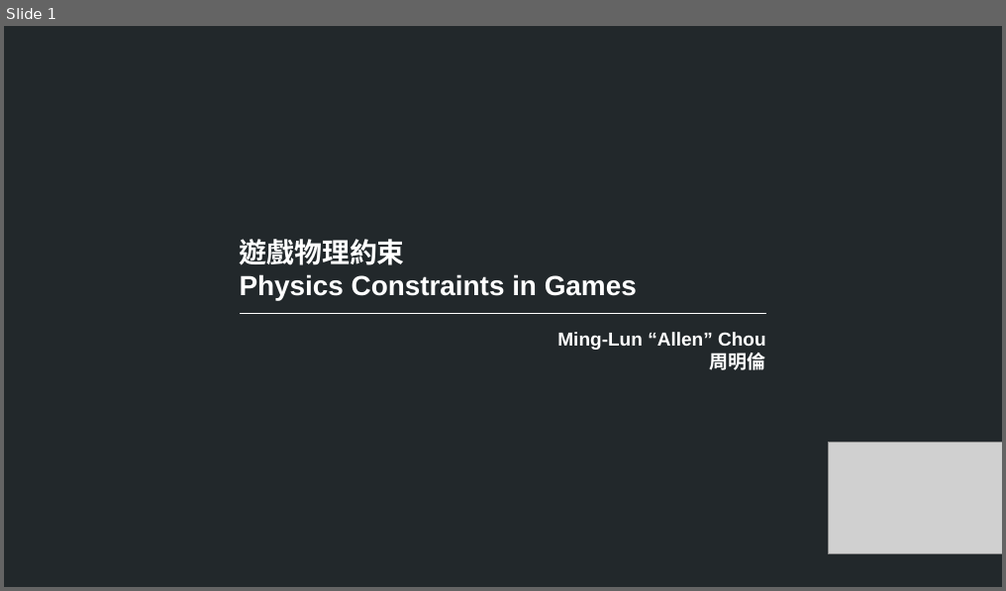
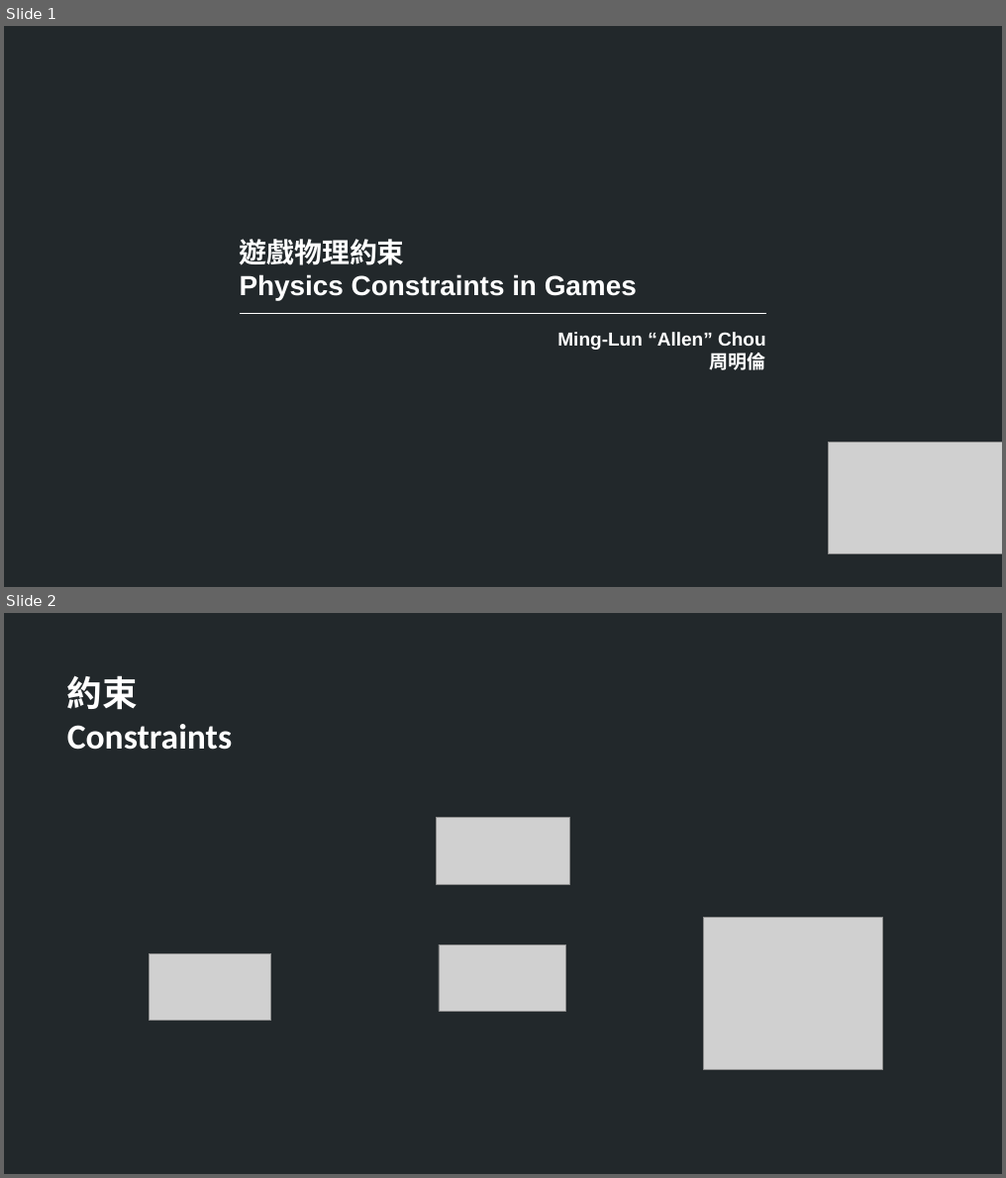
Before and after one commit to TheAllenChou/unity-physics-constraints, a slide deck: slides/physics constraints in games.odp. Shown one above the other, each under a label of ours: slide 1 before the commit, slides 1 and 2 after it. The pictures are 1006x591 and 1006x1178 pixels, drawn with LibreOffice and Linux fonts; fonts in the diff are those of the drawing; grey boxes stand for pictures. Boxes give left, top, right and bottom in pixels: in the first picture for what was removed or moved away, otherwise in the second. Text is boxed around its words. In the diff, an @@ line names an element or a change of style, - is before the commit and + after.

```diff
--- a/slides/physics constraints in games.odp
+++ b/slides/physics constraints in games.odp
@@ slide 2 added at box(4, 613, 1002, 1174), background #22282B @@
@@ text added at box(67, 675, 232, 750), 28 pt, text #FFFFFF, bold @@
+約束
+Constraints
@@ picture added at box(437, 818, 570, 884) @@
@@ picture added at box(704, 917, 882, 1069) @@
@@ picture added at box(149, 954, 271, 1021) @@
@@ picture added at box(439, 945, 565, 1011) @@
```
Also in this commit, not shown: 9 other slides added, 1 slide removed.
